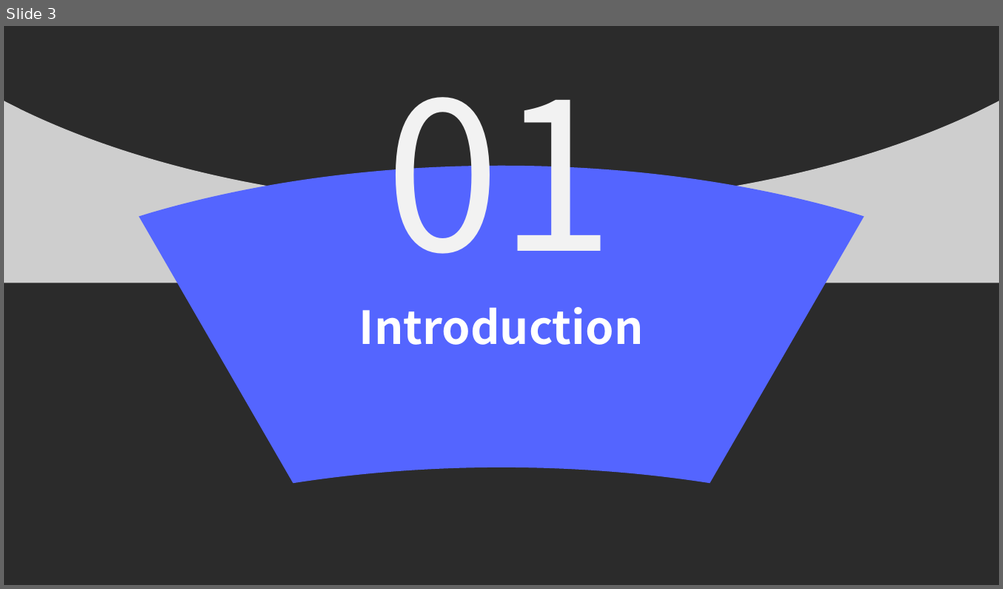
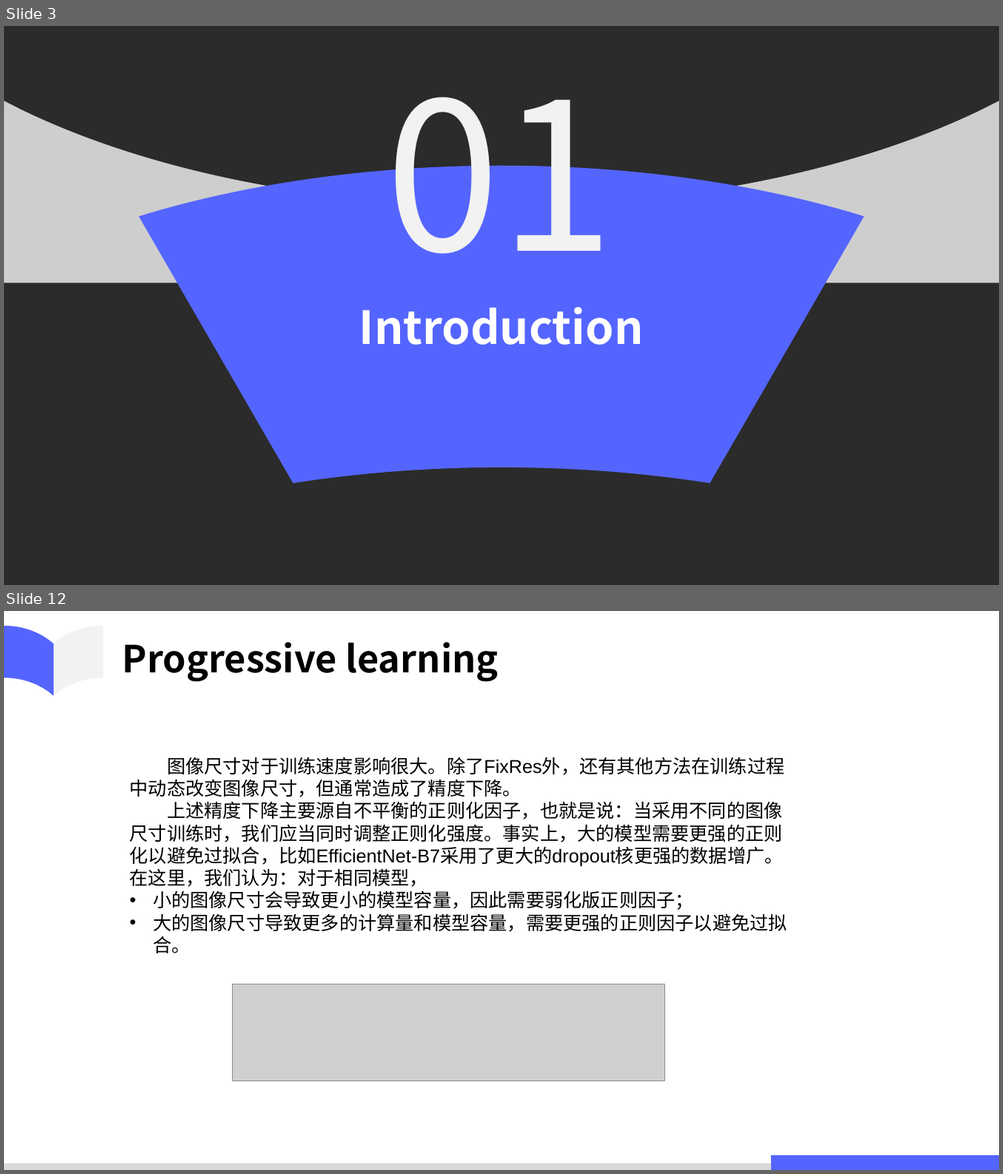
Before and after one commit to ahulh-acmlab/group_report, a slide deck: 2021-4-21/EfficientNetV2.pptx. Shown one above the other, each under a label of ours: slide 3 before the commit, slides 3 and 12 after it; the slides between them are not shown. The pictures are 1003x589 and 1003x1174 pixels, drawn with LibreOffice and Linux fonts; fonts in the diff are those of the drawing; grey boxes stand for pictures; background and template pictures are left out; a plain dark background stands for a picture behind light text. Boxes give left, top, right and bottom in pixels: in the first picture for what was removed or moved away, otherwise in the second. Text is boxed around its words. In the diff, an @@ line names an element or a change of style, - is before the commit and + after.

```diff
--- a/2021-4-21/EfficientNetV2.pptx
+++ b/2021-4-21/EfficientNetV2.pptx
@@ slide 12 added at bbox=[4, 611, 999, 1170], background #FFFFFF @@
@@ freeform shape added at bbox=[4, 626, 54, 696], fill #5465FF @@
@@ freeform shape added at bbox=[54, 626, 102, 696], fill #F2F2F2 @@
@@ text added at bbox=[122, 642, 498, 682], 36 pt, text #000000, bold @@
+Progressive learning
@@ text added at bbox=[130, 757, 787, 954], 18 pt, text #000000 @@
+图像尺寸对于训练速度影响很大。除了FixRes外，还有其他方法在训练过程中动态改变图像尺寸，但通常造成了精度下降。
+上述精度下降主要源自不平衡的正则化因子，也就是说：当采用不同的图像尺寸训练时，我们应当同时调整正则化强度。事实上，大的模型需要更强的正则化以避免过拟合，比如EfficientNet-B7采用了更大的dropout核更强的数据增广。在这里，我们认为：对于相同模型，
+• 小的图像尺寸会导致更小的模型容量，因此需要弱化版正则因子；
+• 大的图像尺寸导致更多的计算量和模型容量，需要更强的正则因子以避免过拟合。
@@ picture added at bbox=[233, 985, 664, 1081] @@
@@ rectangle added at bbox=[4, 1164, 771, 1170], fill #D9D9D9 @@
@@ rectangle added at bbox=[771, 1156, 999, 1170], fill #5465FF @@
```
Also in this commit, not shown: 5 slides changed, 11 other slides added, 22 slides removed, 2 other files.
